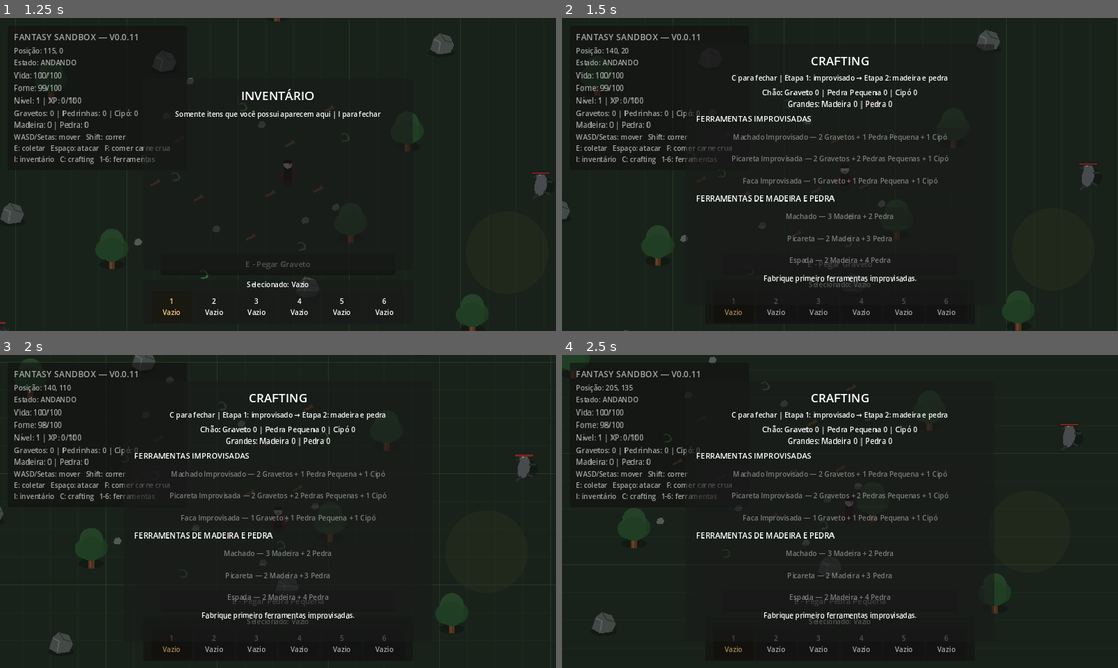
Above: before the commit, frames 1-4 (two rows, left to right).
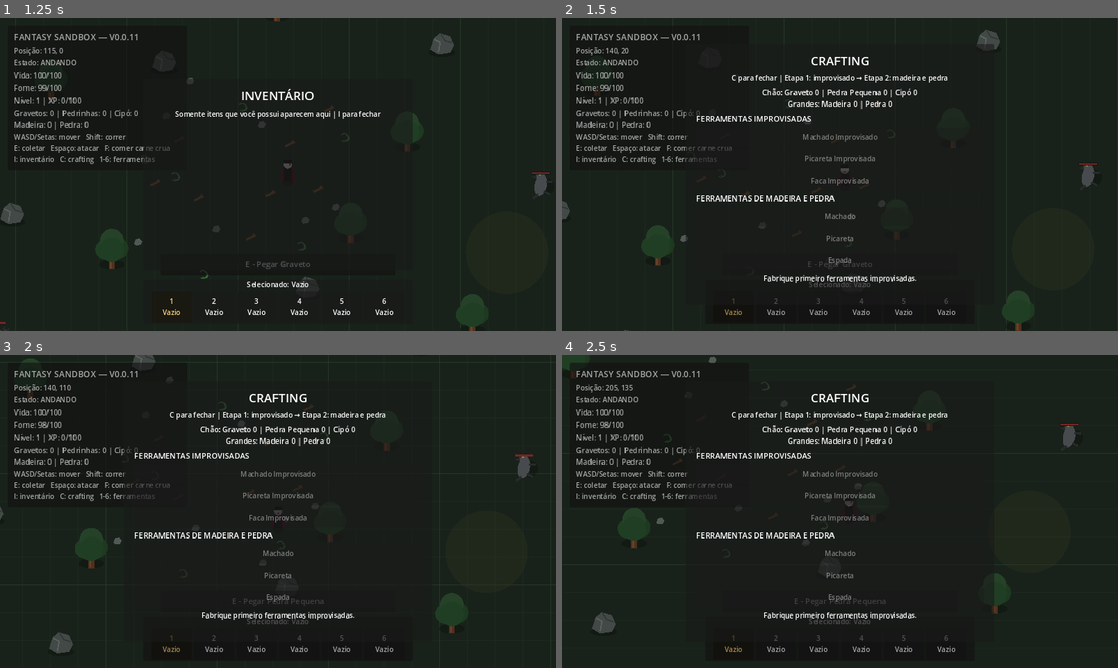
Above: after the commit, the same moments.

Repository: janduyankiingles-ops/Fantasy-Sandbox
Game: Godot game, scene res://scenes/main.tscn
Two runs of this game, one before a commit and one after it. Both use one fixed random seed, a clock stepped at 60 frames per second and the inputs below.
Inputs:
- Up to frame 1 (1.25 s): tap Enter at 0.5 s; hold D from 0.53 s (still down); tap I at 0.6 s; tap Space at 0.77 s
- Up to frame 2 (1.5 s): release D at 1.28 s; hold S from 1.28 s (still down); tap C at 1.35 s
- Up to frame 3 (2 s): keep holding S; tap Space at 1.52 s
- Up to frame 4 (2.5 s): release S at 2.03 s; hold D from 2.03 s (still down); tap 1 at 2.1 s

Frame 1 is identical in both runs. In frame 2, 1.3% of the frame differs, in the area x 30-70%, y 36-79%; in frame 3, 1.3%; in frame 4, 1.3%.
Error after the commit: Invalid access to property or key 'pressed' on a base object of type 'null instance'. (res://scripts/crafting_ui.gd:36)

Commit message:
v0.0.12: add campfire recipe to crafting

Diff:
--- a/scripts/crafting_ui.gd
+++ b/scripts/crafting_ui.gd
@@ -9,6 +9,7 @@
 @onready var axe_button: Button = $CraftingPanel/Margin/VBox/Recipes/AxeButton
 @onready var pickaxe_button: Button = $CraftingPanel/Margin/VBox/Recipes/PickaxeButton
 @onready var sword_button: Button = $CraftingPanel/Margin/VBox/Recipes/SwordButton
+@onready var campfire_button: Button = $CraftingPanel/Margin/VBox/Recipes/CampfireButton
 @onready var status_label: Label = $CraftingPanel/Margin/VBox/Status
 
 var snapshot: Dictionary = {}
@@ -19,7 +20,8 @@
 	"improvised_knife": {"stick": 1, "small_stone": 1, "vine": 1},
 	"axe": {"wood": 3, "stone": 2},
 	"pickaxe": {"wood": 2, "stone": 3},
-	"sword": {"wood": 2, "stone": 4}
+	"sword": {"wood": 2, "stone": 4},
+	"campfire_kit": {"wood": 3, "stone": 3}
 }
 
 func _ready() -> void:
@@ -31,6 +33,7 @@
 	axe_button.pressed.connect(_on_axe_pressed)
 	pickaxe_button.pressed.connect(_on_pickaxe_pressed)
 	sword_button.pressed.connect(_on_sword_pressed)
+	campfire_button.pressed.connect(_on_campfire_pressed)
 
 	_refresh_buttons()
 
@@ -68,6 +71,7 @@
 	axe_button.disabled = not _can_craft("axe")
 	pickaxe_button.disabled = not _can_craft("pickaxe")
 	sword_button.disabled = not _can_craft("sword")
+	campfire_button.disabled = not _can_craft("campfire_kit")
 
 	improvised_axe_button.text = "Machado Improvisado — 2 Gravetos + 1 Pedra Pequena + 1 Cipó" + _crafted_suffix("improvised_axe")
 	improvised_pickaxe_button.text = "Picareta Improvisada — 2 Gravetos + 2 Pedras Pequenas + 1 Cipó" + _crafted_suffix("improvised_pickaxe")
@@ -75,6 +79,7 @@
 	axe_button.text = "Machado — 3 Madeira + 2 Pedra" + _crafted_suffix("axe")
 	pickaxe_button.text = "Picareta — 2 Madeira + 3 Pedra" + _crafted_suffix("pickaxe")
 	sword_button.text = "Espada — 2 Madeira + 4 Pedra" + _crafted_suffix("sword")
+	campfire_button.text = "Fogueira — 3 Madeira + 3 Pedra" + _crafted_suffix("campfire_kit")
 
 func _can_craft(item_key: String) -> bool:
 	if int(snapshot.get(item_key, 0)) > 0:
@@ -118,3 +123,6 @@
 
 func _on_sword_pressed() -> void:
 	craft_requested.emit("sword")
+
+func _on_campfire_pressed() -> void:
+	craft_requested.emit("campfire_kit")
